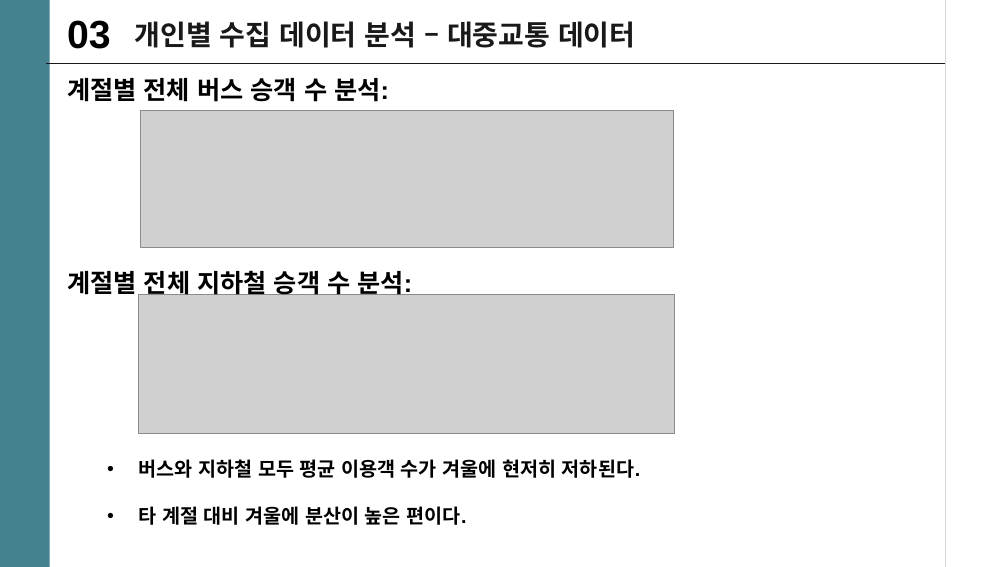
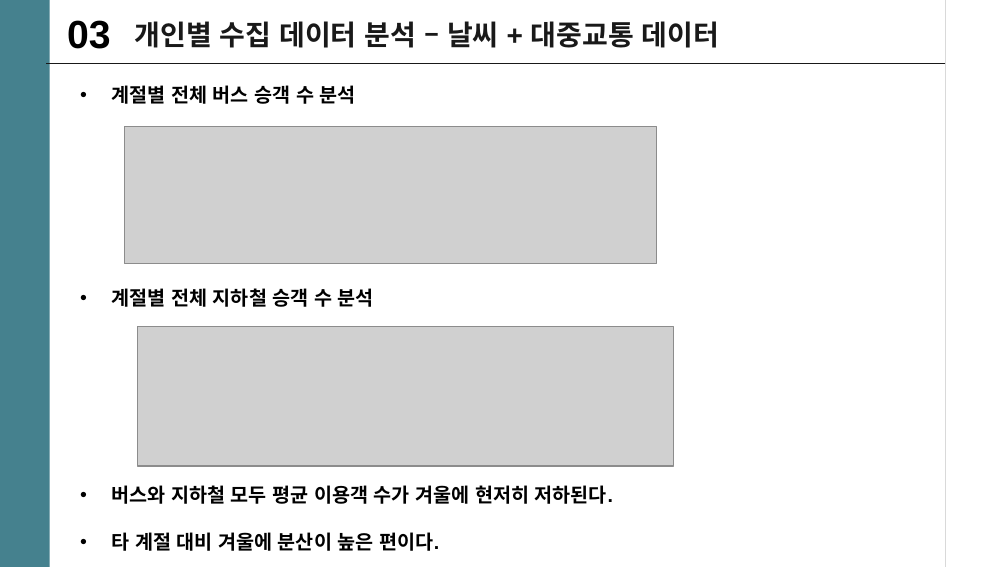
Before and after one commit to mini-project-y/1st_mini_project, a slide deck: slide 23 of Mook/PJT_유현수_수정본.pptx. Drawn at 1008x567 pixels with LibreOffice and Linux fonts; fonts in the diff are those of the drawing; grey boxes stand for pictures. Boxes give left, top, right and bottom in pixels: in the first picture for what was removed or moved away, otherwise in the second. Text is boxed around its words. In the diff, an @@ line names an element or a change of style, - is before the commit and + after.

```diff
--- a/Mook/PJT_유현수_수정본.pptx
+++ b/Mook/PJT_유현수_수정본.pptx
@@ text at (135, 21, 719, 48): text changed @@
-개인별 수집 데이터 분석 – 대중교통 데이터
+개인별 수집 데이터 분석 – 날씨 + 대중교통 데이터
@@ text at (112, 85, 356, 104): text changed; size 18 to 14 pt @@
-계절별 전체 버스 승객 수 분석:
+• 계절별 전체 버스 승객 수 분석
@@ picture: place and size @@
-picture at (141, 110, 673, 247)
+picture at (125, 126, 657, 263)
@@ text at (112, 288, 374, 307): text changed; size 18 to 14 pt @@
-계절별 전체 지하철 승객 수 분석:
+• 계절별 전체 지하철 승객 수 분석
@@ picture: place and size @@
-picture at (138, 294, 674, 433)
+picture at (137, 327, 673, 466)
@@ text "버스와 지하철 모두 평균 이용객 ...": place and size @@
-text "버스와 지하철 모두 평균 이용객 ..." at (139, 459, 640, 525)
+text "버스와 지하철 모두 평균 이용객 ..." at (112, 485, 613, 551)
```
Also in this commit, not shown: 14 other slides changed, 6 slides added, 5 slides removed.
